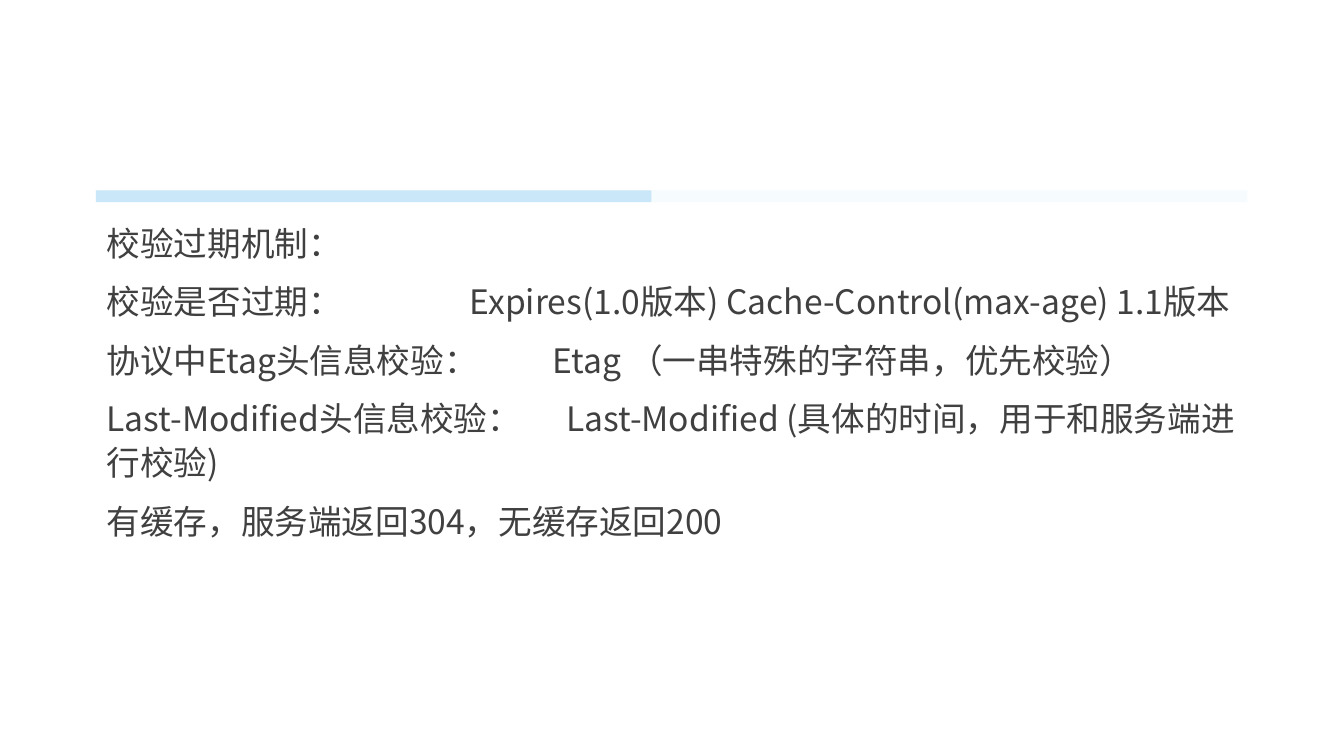
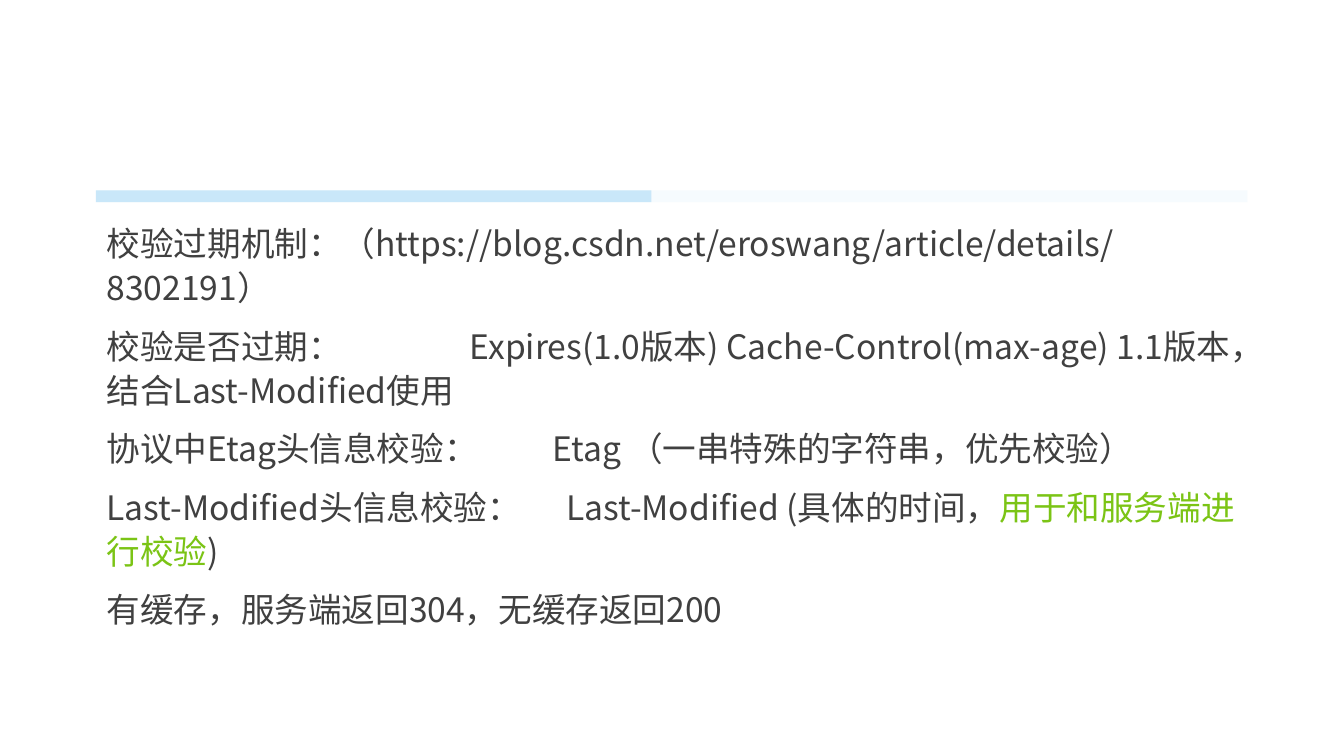
Before and after one commit to kakaisaname/php, a slide deck: slide 28 of nginx/Nginx.pptx. Drawn at 1344x756 pixels with LibreOffice and Linux fonts; fonts in the diff are those of the drawing; background and template pictures are left out. Boxes give left, top, right and bottom in pixels: in the first picture for what was removed or moved away, otherwise in the second. Text is boxed around its words. In the diff, an @@ line names an element or a change of style, - is before the commit and + after.

```diff
--- a/nginx/Nginx.pptx
+++ b/nginx/Nginx.pptx
@@ text at <box>107,227,1264,406</box>: text changed @@
-校验过期机制：
-校验是否过期： Expires(1.0版本) Cache-Control(max-age) 1.1版本
+校验过期机制：（https://blog.csdn.net/eroswang/article/details/8302191）
+校验是否过期： Expires(1.0版本) Cache-Control(max-age) 1.1版本，结合Last-Modified使用
@@ text at <box>107,491,1235,527</box>: text colour #404040 to #7BC415 in "(具体的时间，用于和服务端进行校验)" @@
```
Also in this commit, not shown: 18 other slides changed, 4 slides added, 3 slides removed.
